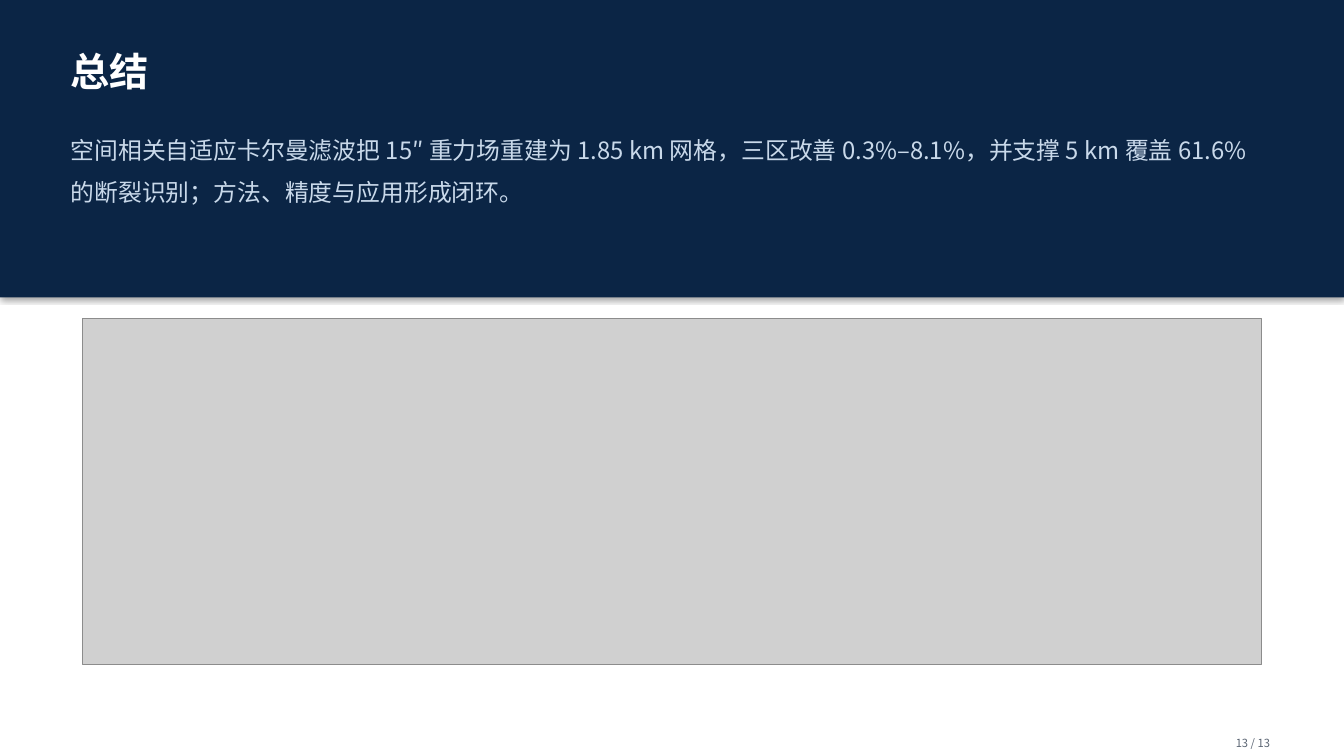
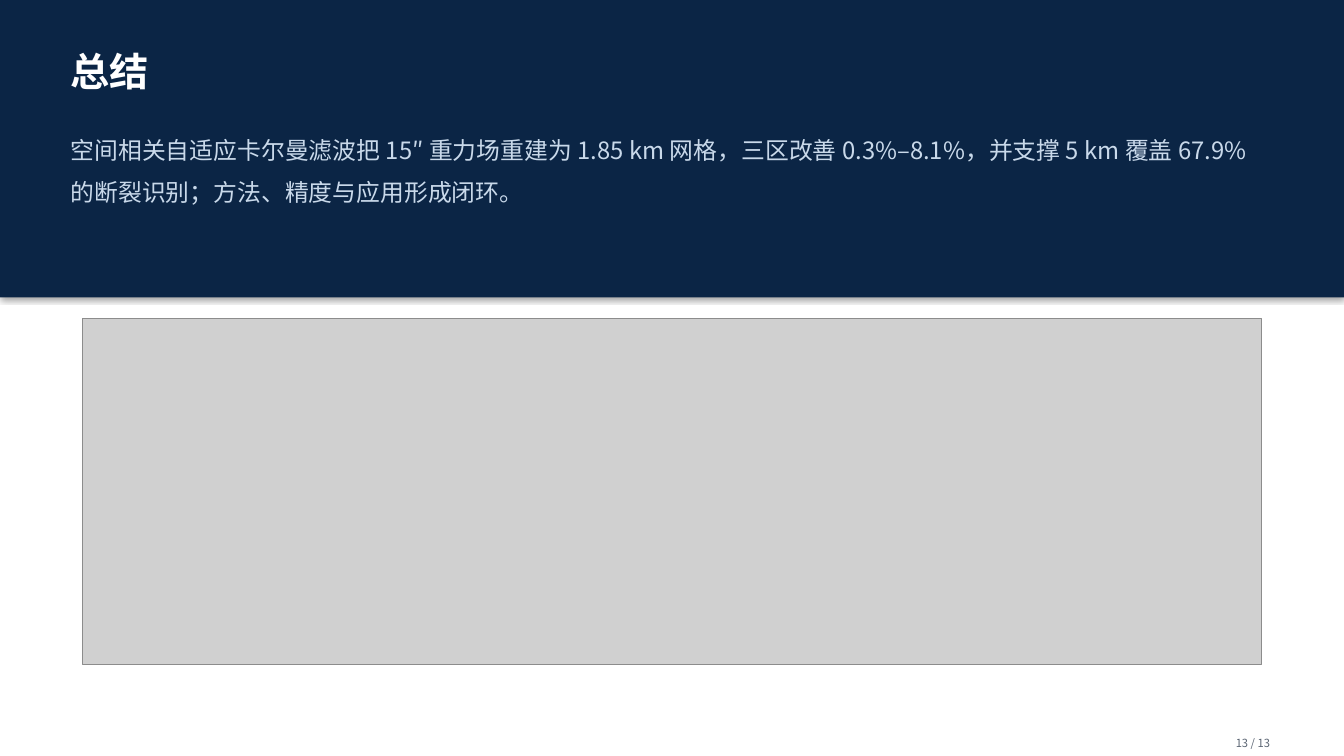
Before and after one commit to shuyunkai/kalman_gravity, a slide deck: slide 13 of ppt/汇报_新结构_13页.pptx. Drawn at 1344x756 pixels with LibreOffice and Linux fonts; fonts in the diff are those of the drawing; grey boxes stand for pictures. Boxes give left, top, right and bottom in pixels: in the first picture for what was removed or moved away, otherwise in the second. Text is boxed around its words. In the diff, an @@ line names an element or a change of style, - is before the commit and + after.

```diff
--- a/ppt/汇报_新结构_13页.pptx
+++ b/ppt/汇报_新结构_13页.pptx
@@ text at box(71, 139, 1246, 205): text changed @@
-空间相关自适应卡尔曼滤波把 15″ 重力场重建为 1.85 km 网格，三区改善 0.3%–8.1%，并支撑 5 km 覆盖 61.6% 的断裂识别；方法、精度与应用形成闭环。
+空间相关自适应卡尔曼滤波把 15″ 重力场重建为 1.85 km 网格，三区改善 0.3%–8.1%，并支撑 5 km 覆盖 67.9% 的断裂识别；方法、精度与应用形成闭环。
```
Also in this commit, not shown: 1 other slide changed, 4 other files.
